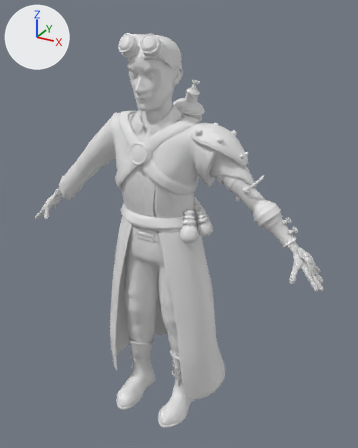
Two versions of the Blender file Thalos/Assets/Meshes/Hero.blend, one commit apart.
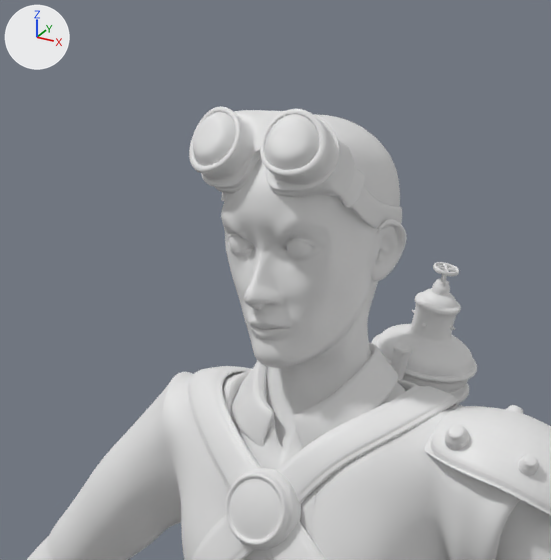
There are two pictures of each version: one whole from a camera (50 mm lens) standing at (2.7, -4.35, 4.74) and looking at (0.12, 0.34, 2.39), one close up on the part from 17% to 63% of the width and 0% to 38% of the height. The lights are fixed; the arrows at upper left show +X, +Y and +Z. Materials are left out; every surface is plain grey.

Names of what the first close-up shows: 'Hero_Head', 'Hero_HealthBar', 'Hero_UpperBody.002'.
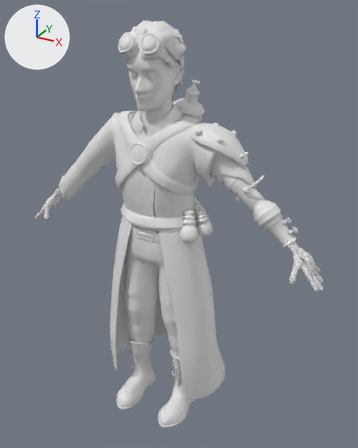
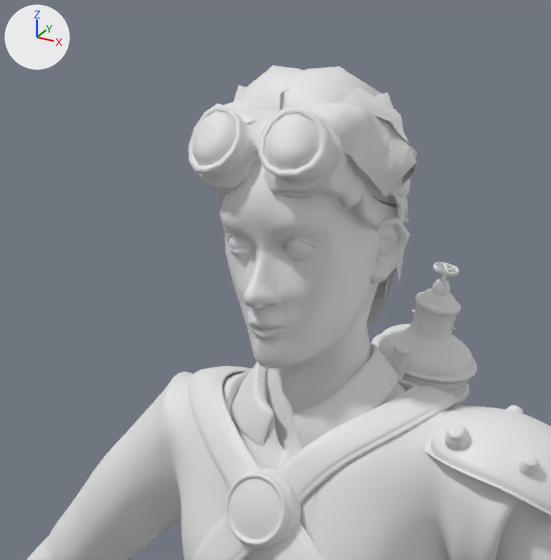
Pixel boxes [x1, y1, x2, y2] of what changed, in the close-ups (551 x 560 px):
```json
{"object": "Hero_Head", "change": "modifiers changed", "before": [189, 106, 407, 452], "after": [188, 104, 410, 452]}
{"object": "Plane", "change": "added", "after": [225, 65, 417, 326]}
```

Scene script edits in JSON lines:
```json
{"op": "add", "block": "me_plane", "code": ["me_plane = bpy.data.meshes.new('Plane')", "me_plane.from_pydata(...)  # 455 vertices, 278 faces; spans x -0.171..0.343, y 0.017..0.576, z -0.247..0.508", "me_plane.polygons.foreach_set('use_smooth', [True] * 278)"]}
{"op": "remove", "block": "ob_hero_head", "code": "_m = ob_hero_head.modifiers.new('Subsurf', 'SUBSURF')"}
{"op": "add", "block": "ob_plane", "code": ["ob_plane = bpy.data.objects.new('Plane', me_plane)", "ob_plane.location = (0.0, -0.2, 4.101)", "_m = ob_plane.modifiers.new('Mirror', 'MIRROR')"]}
```
